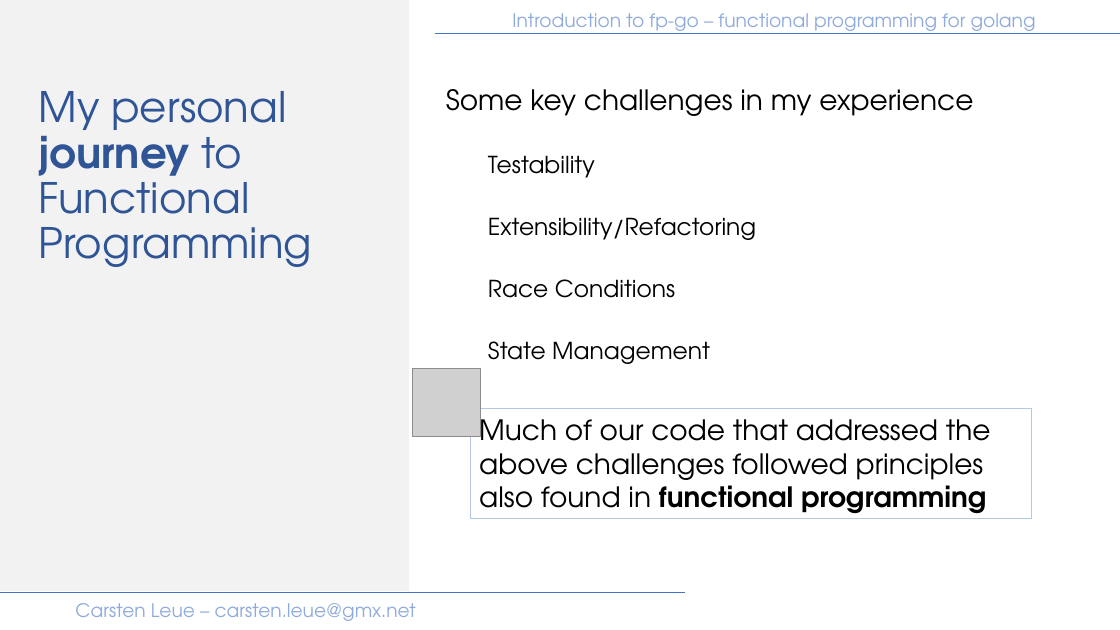
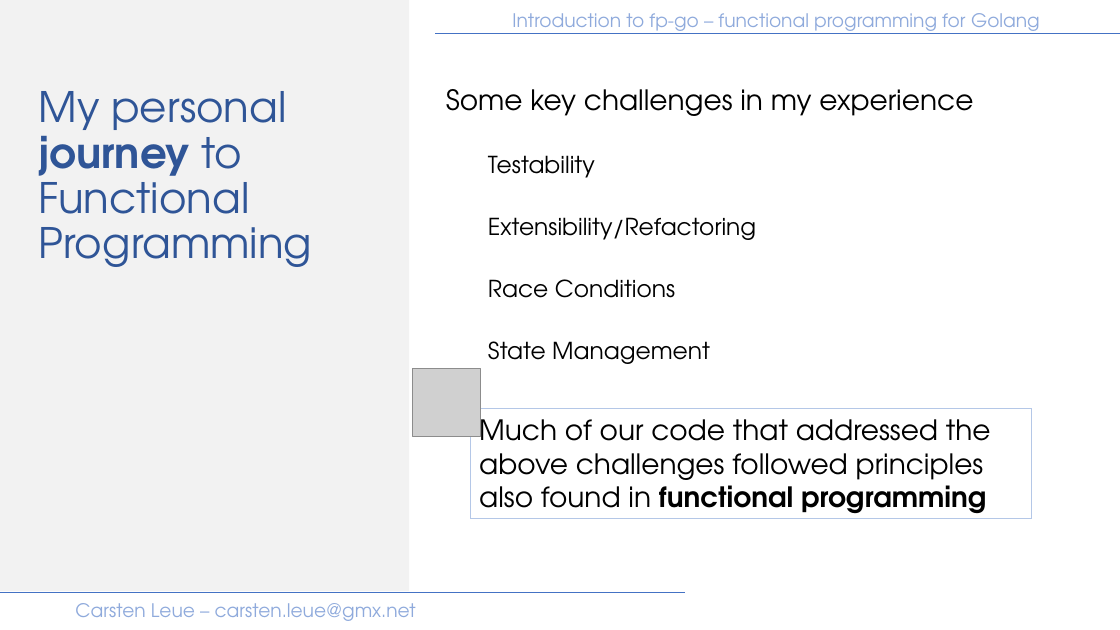
Before and after one commit to IBM/fp-go, a slide deck: slide 6 of samples/presentation/introduction.pptx. Drawn at 1120x630 pixels with LibreOffice and Linux fonts; fonts in the diff are those of the drawing; grey boxes stand for pictures. Boxes give left, top, right and bottom in pixels: in the first picture for what was removed or moved away, otherwise in the second. Text is boxed around its words. In the diff, an @@ line names an element or a change of style, - is before the commit and + after.

```diff
--- a/samples/presentation/introduction.pptx
+++ b/samples/presentation/introduction.pptx
@@ text at <box>512,13,1040,34</box>: text changed @@
-Introduction to fp-go – functional programming for golang
+Introduction to fp-go – functional programming for Golang
```
Also in this commit, not shown: 42 other slides changed, 1 other file.
